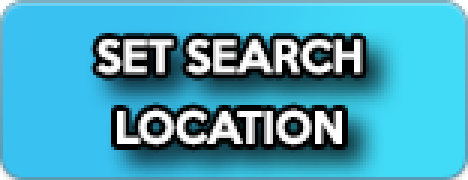
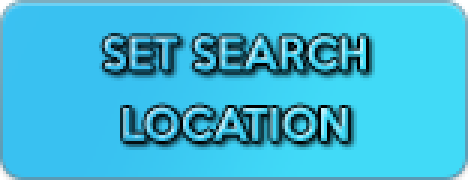
The second 468px x 180px image is a revision of the first. Changes to its layers:
"SET SEARCH LOCATION": blend normal → screen, moved it out of group "hover", painted on it over [96, 36, 366, 147]
